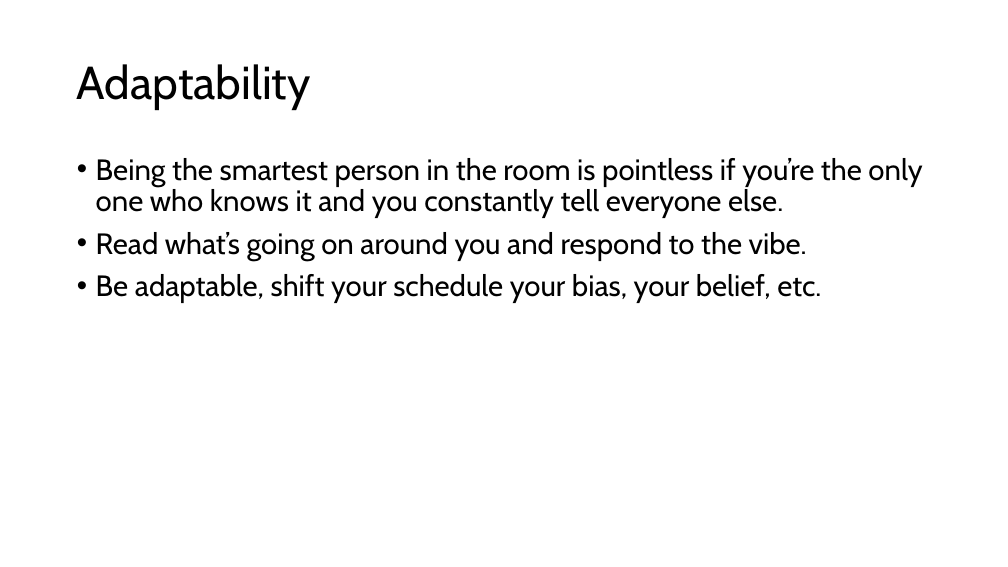
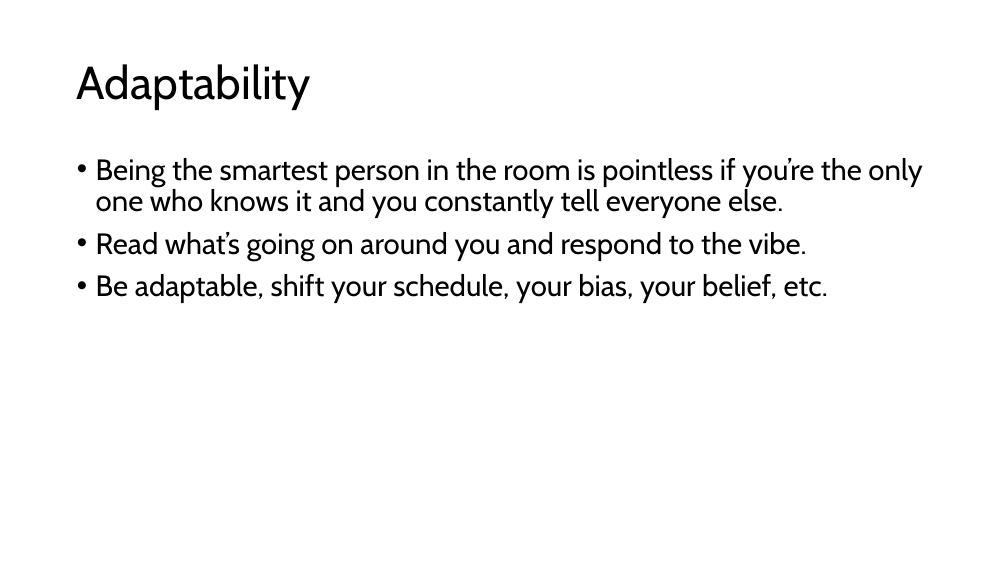
Before and after one commit to dtuuri/presentations, a slide deck: slide 10 of ShitIWishIKnew.pptx (slide 7 before the commit). Drawn at 1008x567 pixels with LibreOffice and Linux fonts; fonts in the diff are those of the drawing. Boxes give left, top, right and bottom in pixels: in the first picture for what was removed or moved away, otherwise in the second. Text is boxed around its words. In the diff, an @@ line names an element or a change of style, - is before the commit and + after.

```diff
--- a/ShitIWishIKnew.pptx
+++ b/ShitIWishIKnew.pptx
@@ text at <box>96,274,828,303</box>: text changed @@
-• Be adaptable, shift your schedule your bias, your belief, etc.
+• Be adaptable, shift your schedule, your bias, your belief, etc.
```
Also in this commit, not shown: 8 other slides changed, 7 slides added, 2 slides removed.
